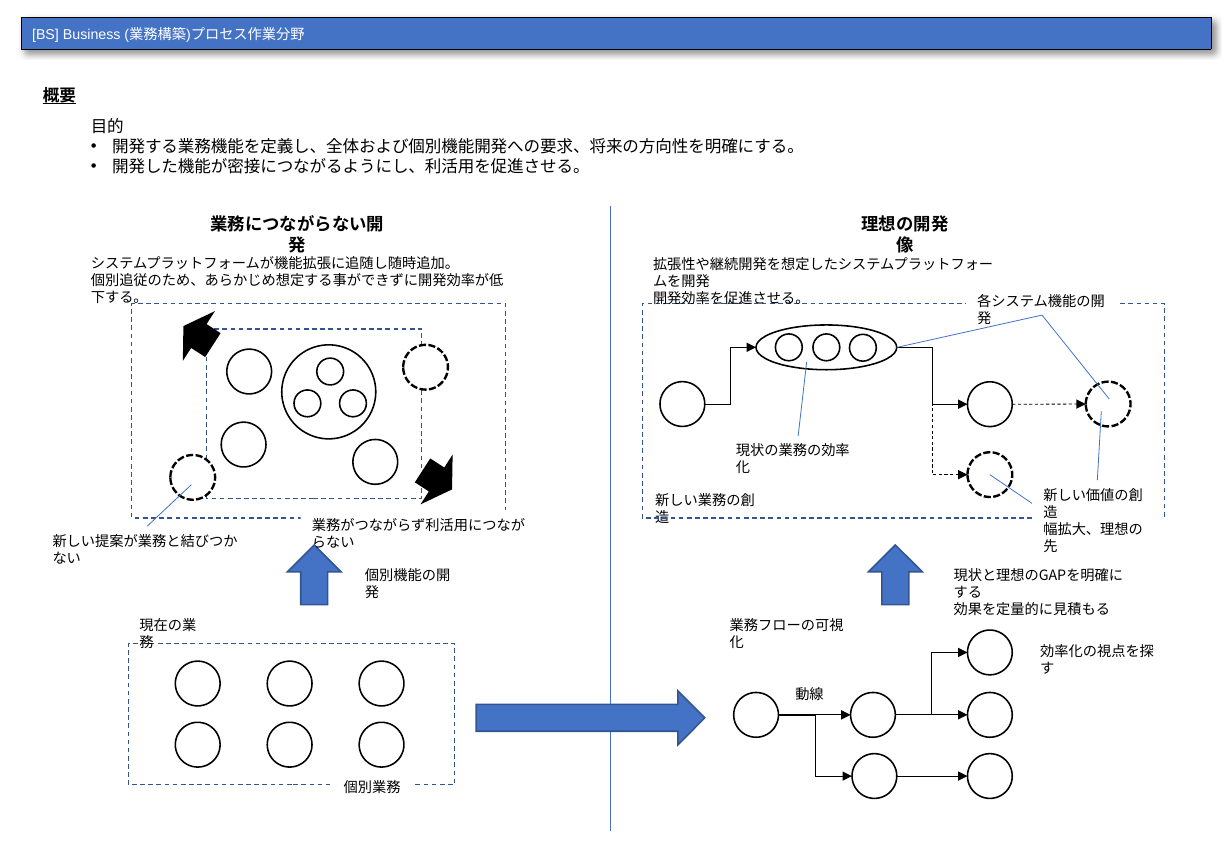
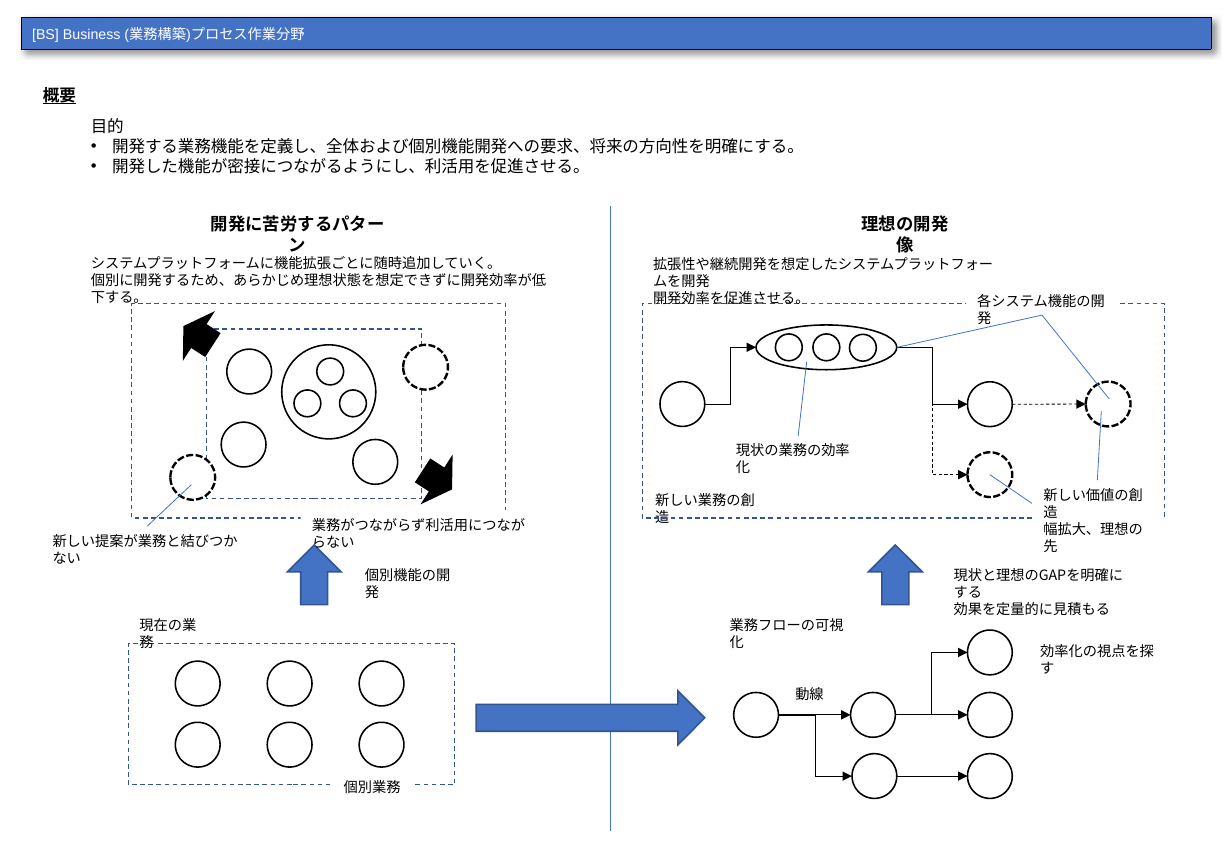
Before and after one commit to urayukitaka/Dev_process_paper, a slide deck: slide 3 of AI_sysytem_dev_process_study.pptx. Drawn at 1232x853 pixels with LibreOffice and Linux fonts; fonts in the diff are those of the drawing. Boxes give left, top, right and bottom in pixels: in the first picture for what was removed or moved away, otherwise in the second. Text is boxed around its words. In the diff, an @@ line names an element or a change of style, - is before the commit and + after.

```diff
--- a/AI_sysytem_dev_process_study.pptx
+++ b/AI_sysytem_dev_process_study.pptx
@@ text at (x1=211, y1=215, x2=385, y2=252): text changed @@
-業務につながらない開発
+開発に苦労するパターン
@@ text at (x1=91, y1=256, x2=546, y2=306): text changed @@
-システムプラットフォームが機能拡張に追随し随時追加。
-個別追従のため、あらかじめ想定する事ができずに開発効率が低下する。
+システムプラットフォームに機能拡張ごとに随時追加していく。
+個別に開発するため、あらかじめ理想状態を想定できずに開発効率が低下する。
```
Also in this commit, not shown: 5 other slides changed.
